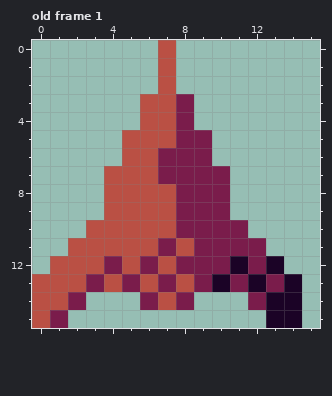
Pixel-art file: graphics/src/ship.aseprite. Above, as it was before the edit.
16x16 pixels, 1 frame. Shown: old frame 1. The commit also changed other frames, which this record leaves out.
After the commit:
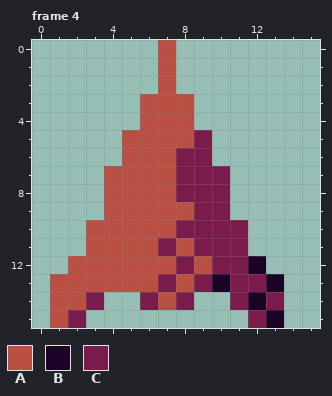
Palette (. is transparent): A #ba5044  B #1b0326  C #7a1c4b
A new or re-ordered frame is compared with the old frame closest to it.
Change:
frames 1 -> 5
Changed rows in their new state; - is an unchanged pixel.
Frame 4 is new; against old frame 1:
first column x 0:
 3 --------A------
 4 --------A------
 5 --------A------
 6 -------A-------
 7 -------A-------
 9 --------A------
11 --.---------.--
12 -.--A-A--A-CB.-
13 .--A-A------CB.
14 .-AC-------CBC.
15 .AC---------C-.
Boxes around the changes in both pictures, in picture pixels (x1, y1, x2, y2):
changed: (32, 94, 302, 328)
